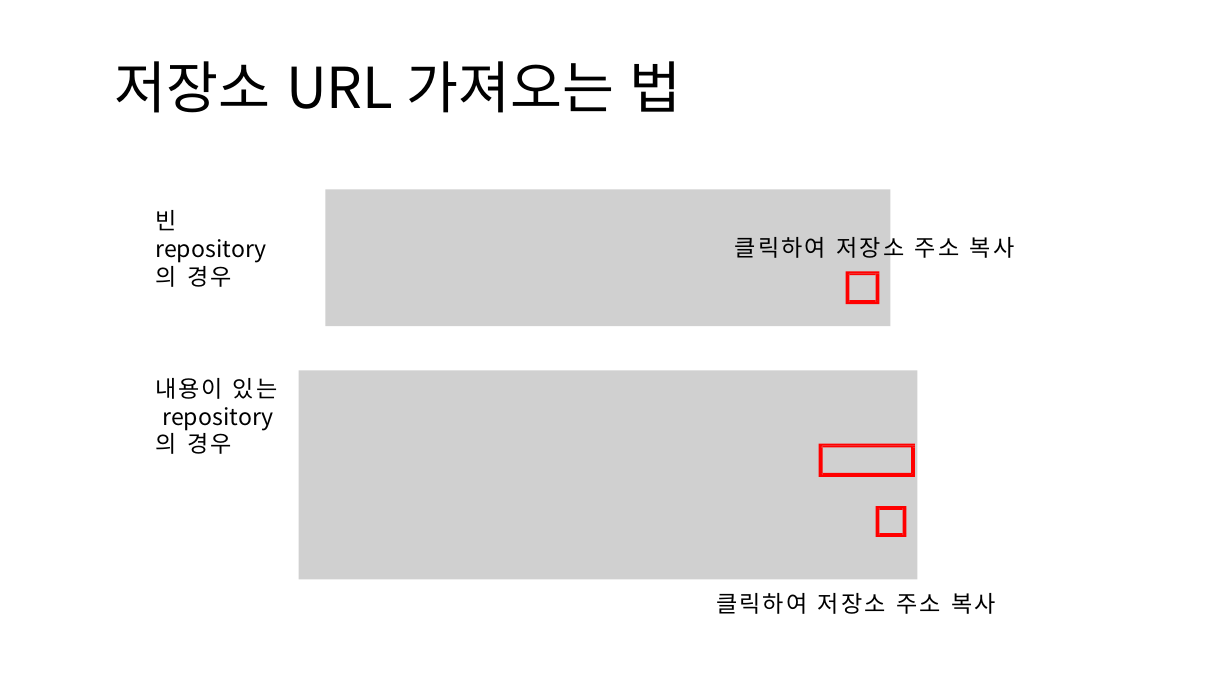
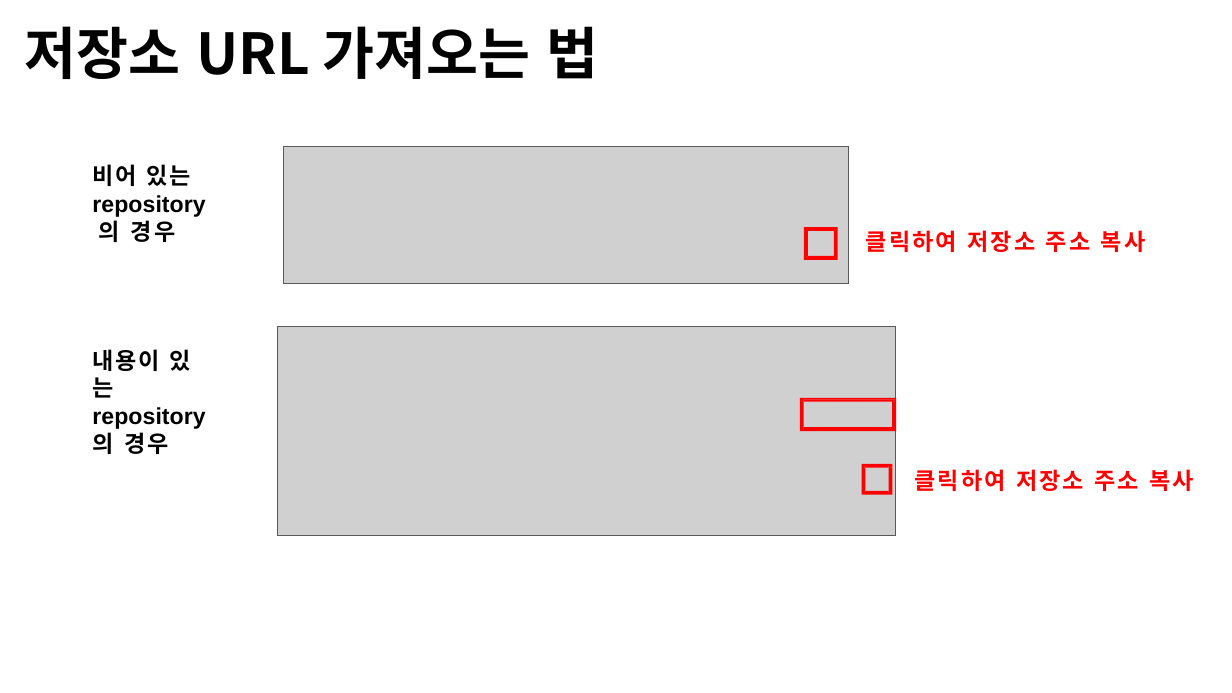
Before and after one commit to Open-Source-Programming/OpenSource-Lec, a slide deck: slide 6 of 09-Github1.pptx (slide 5 before the commit). Drawn at 1232x693 pixels with LibreOffice and Linux fonts; fonts in the diff are those of the drawing; grey boxes stand for pictures; background and template pictures are left out. Boxes give left, top, right and bottom in pixels: in the first picture for what was removed or moved away, otherwise in the second. Text is boxed around its words. In the diff, an @@ line names an element or a change of style, - is before the commit and + after.

```diff
--- a/09-Github1.pptx
+++ b/09-Github1.pptx
@@ title "저장소 URL 가져오는 법": place and size @@
-title "저장소 URL 가져오는 법" at (114, 61, 682, 113)
+title "저장소 URL 가져오는 법" at (25, 26, 599, 79)
@@ title "저장소 URL 가져오는 법" at (25, 26, 599, 79): bold on @@
@@ picture: place and size @@
-picture at (325, 189, 890, 326)
+picture at (284, 147, 848, 284)
@@ text at (92, 164, 205, 242): text changed; font Noto Sans CJK KR to Arial; bold on @@
-빈 repository 의 경우
+비어 있는 repository 의 경우
@@ freeform shape: place and size @@
-freeform shape at (846, 272, 880, 305)
+freeform shape at (804, 227, 838, 261)
@@ text "클릭하여 저장소 주소 복사": place and size @@
-text "클릭하여 저장소 주소 복사" at (735, 233, 1015, 262)
+text "클릭하여 저장소 주소 복사" at (866, 230, 1146, 252)
@@ text "클릭하여 저장소 주소 복사" at (866, 230, 1146, 252): text colour #000000 to #FF0000, bold on @@
@@ picture: place and size @@
-picture at (299, 371, 917, 579)
+picture at (277, 326, 896, 535)
@@ text "내용이 있는 repository 의 경우": place and size @@
-text "내용이 있는 repository 의 경우" at (155, 378, 278, 454)
+text "내용이 있는 repository 의 경우" at (92, 349, 205, 454)
@@ text "내용이 있는 repository 의 경우" at (92, 349, 205, 454): font Noto Sans CJK KR to Arial, bold on @@
@@ freeform shape: place and size @@
-freeform shape at (819, 444, 915, 477)
+freeform shape at (800, 398, 897, 432)
@@ freeform shape: place and size @@
-freeform shape at (876, 506, 907, 537)
+freeform shape at (861, 464, 892, 494)
@@ text "클릭하여 저장소 주소 복사" at (915, 469, 1194, 491): text colour #000000 to #FF0000, bold on @@
@@ text "클릭하여 저장소 주소 복사": place and size @@
-text "클릭하여 저장소 주소 복사" at (716, 593, 996, 614)
+text "클릭하여 저장소 주소 복사" at (915, 469, 1194, 491)
```
Also in this commit, not shown: 10 other slides changed, 16 slides added, 1 slide removed, 1 other file.
